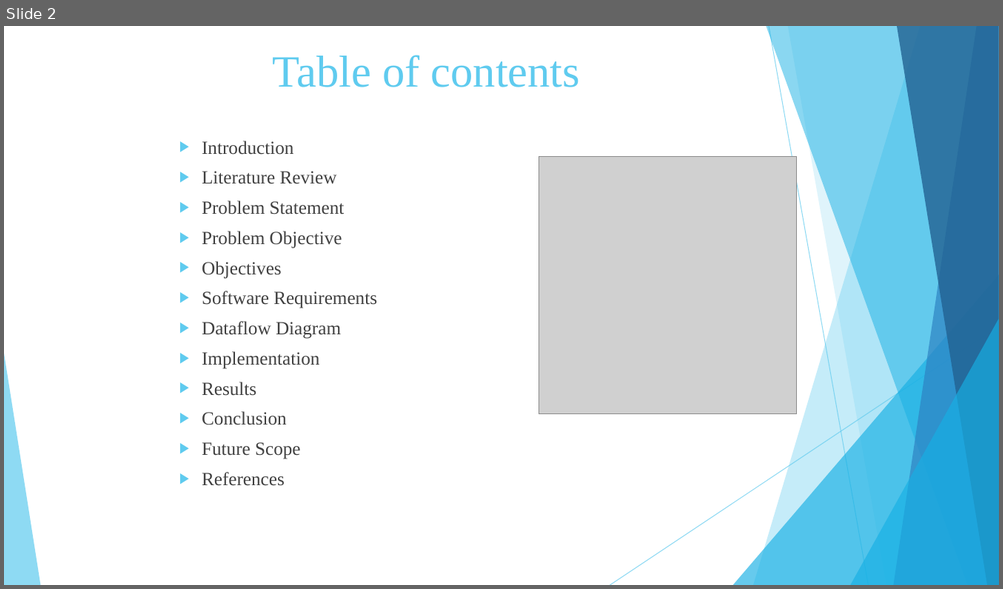
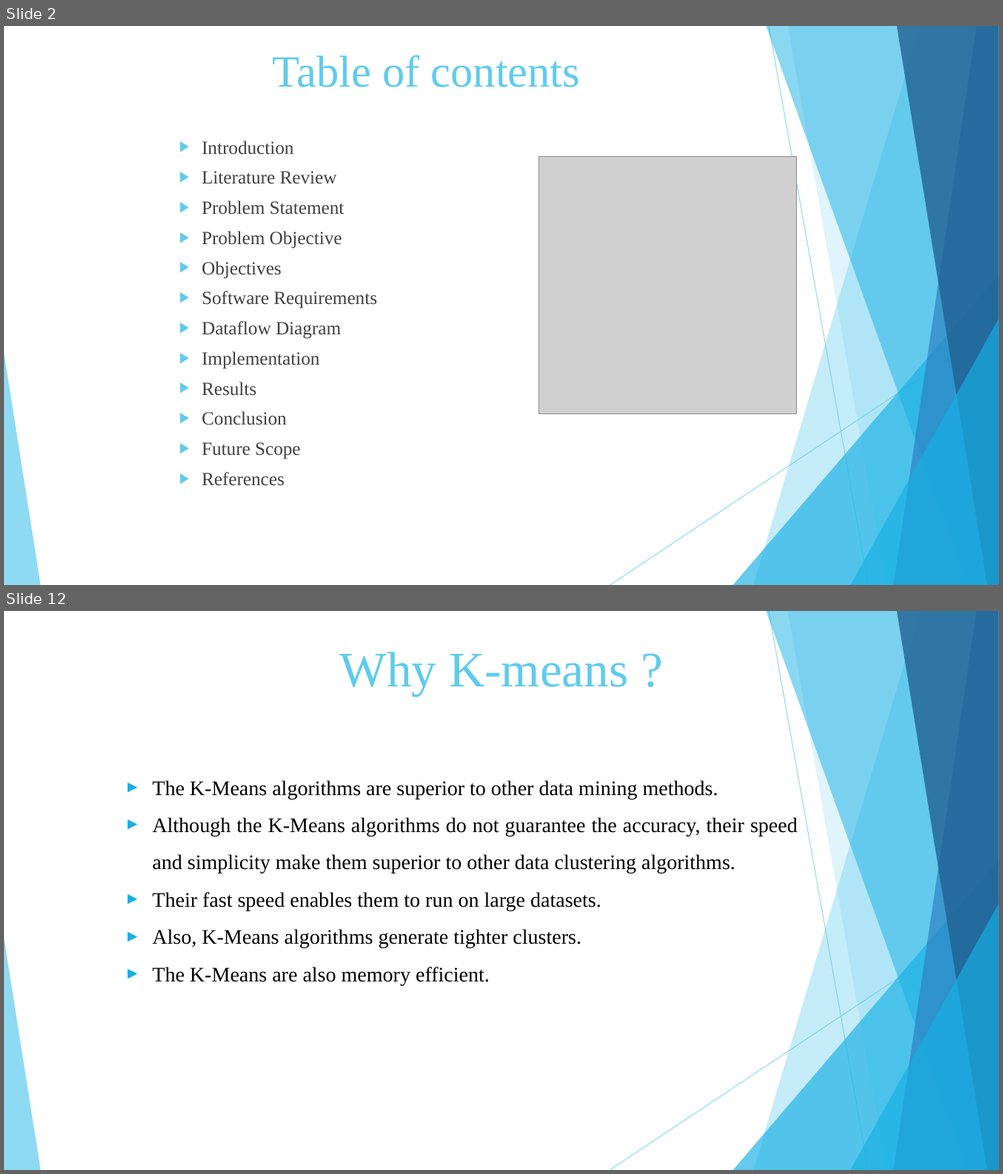
Before and after one commit to Vaibhav-Dharmik/project_reports_final_yr, a slide deck: final_submission_ppt.pptx. Shown one above the other, each under a label of ours: slide 2 before the commit, slides 2 and 12 after it; the slides between them are not shown. The pictures are 1003x589 and 1003x1174 pixels, drawn with LibreOffice and Linux fonts; fonts in the diff are those of the drawing; grey boxes stand for pictures. Boxes give left, top, right and bottom in pixels: in the first picture for what was removed or moved away, otherwise in the second. Text is boxed around its words. In the diff, an @@ line names an element or a change of style, - is before the commit and + after.

```diff
--- a/final_submission_ppt.pptx
+++ b/final_submission_ppt.pptx
@@ slide 12 added at bbox=[4, 611, 999, 1170], background #FFFFFF; not listed: 10 template elements that a slide beside it also shows @@
@@ text added at bbox=[340, 652, 628, 696], 48 pt, text #5FCBEF @@
+Why K-means ?
@@ text added at bbox=[152, 780, 797, 985], 20 pt, text #000000 @@
+► The K-Means algorithms are superior to other data mining methods.
+► Although the K-Means algorithms do not guarantee the accuracy, their speed and simplicity make them superior to other data clustering algorithms.
+► Their fast speed enables them to run on large datasets.
+► Also, K-Means algorithms generate tighter clusters.
+► The K-Means are also memory efficient.
```
Also in this commit, not shown: 16 slides changed, 4 other slides added, 3 slides removed, 1 other file.
